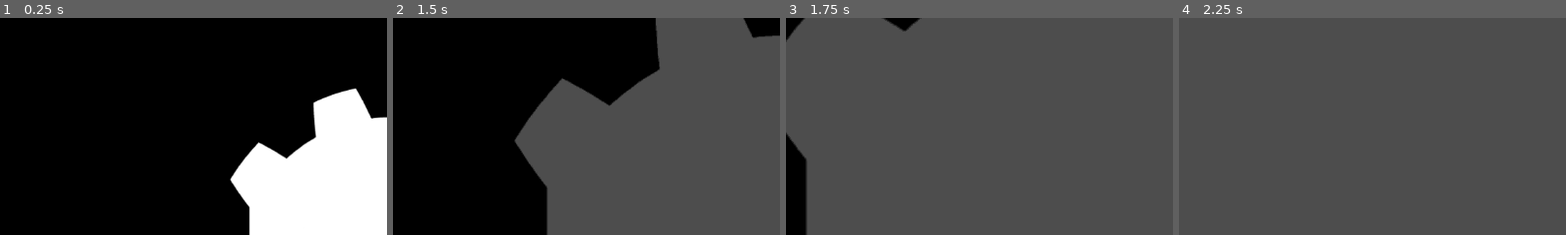
Above: before the commit, frames 1-4 (left to right).
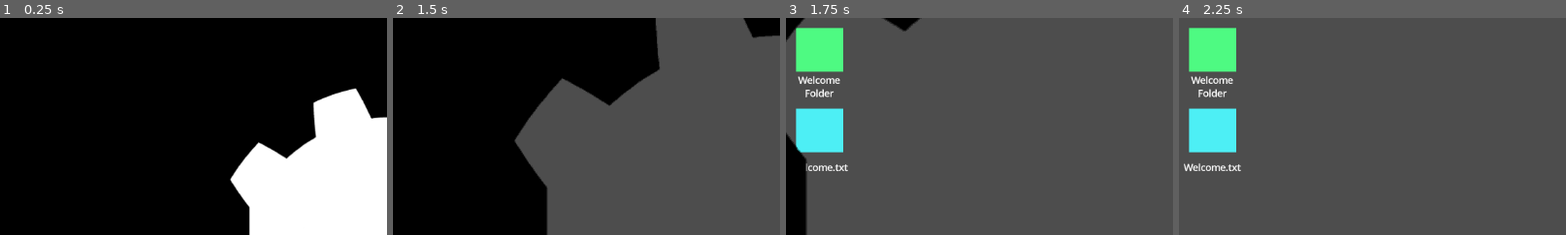
Above: after the commit, the same moments.

Repository: popcar2/GodotOS
Game: Godot game, scene res://Scenes/Main/MainScene.tscn
The game is run twice, just before and just after one commit, with the same random seed, the same clock (stepped at 60 frames per second) and the same inputs.
Inputs (mouse positions are % of the whole screen's width and height, from its top left):
- Up to frame 1 (0.25 s): no input
- Up to frame 2 (1.5 s): tap Enter (ui_accept) at 0.5 s; drag from (50, 47) to (60, 28) at 0.52 s; drag from (30, 55) to (45, 70) at 1.27 s
- Up to frame 3 (1.75 s): no input
- Up to frame 4 (2.25 s): move the mouse to (60, 28) at 2.02 s; hold Up (ui_up) from 2.03 s (still down); hold Delete (delete) from 2.03 s (still down)
The pictures show only the part of the screen within x 0-50%, y 0-50%; the shares and areas given below are measured in that part.

Frames 1-2 are identical in both runs. In frame 3, 5.7% of the frame differs, in the area x 2-17%, y 4-71%; in frame 4, 5.8%, in the area x 1-17%, y 4-71%.

Commit message:
Add default files on first launch

Diff:
--- a/Scenes/Main/desktop_file_manager.gd
+++ b/Scenes/Main/desktop_file_manager.gd
@@ -6,9 +6,19 @@
 func _ready():
 	var user_dir: DirAccess = DirAccess.open("user://")
 	if !user_dir.dir_exists("files"):
-		# TODO add default files
-		user_dir.make_dir("files")
+		# Can't just use absolute paths due to https://github.com/godotengine/godot/issues/82550
+		# Also DirAccess can't open on res:// at export, but FileAccess does...
+		user_dir.make_dir_recursive("files/Welcome Folder")
+		copy_from_res("res://Default Files/Welcome.txt", "user://files/Welcome.txt")
+		copy_from_res("res://Default Files/Credits.txt", "user://files/Welcome Folder/Credits.txt")
 
 	populate_file_manager()
+	get_window().size_changed.connect(update_positions)
 
-	get_window().size_changed.connect(update_positions)
+func copy_from_res(from: String, to: String):
+	var file_from: FileAccess = FileAccess.open(from, FileAccess.READ)
+	var file_to: FileAccess = FileAccess.open(to, FileAccess.WRITE)
+	file_to.store_buffer(file_from.get_buffer(file_from.get_length()))
+
+	file_from.close()
+	file_to.close()
Not shown, changed: Default Files/Credits.txt
Not shown, changed: Default Files/Welcome.txt
